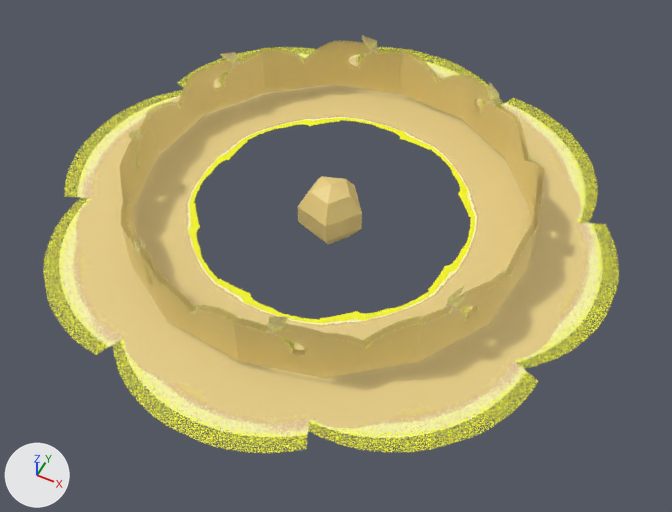
The FBX model Trucs_Graph/BoardGame_UI/scenes/Asset_BridgeON.fbx as it was, and as the next commit left it.
The view is the same before and after, from a 50 mm camera at (0.0974, -0.1913, 0.2275) aimed at (0.0081, -0.0128, 0.0043). Lighting does not change. The marker at lower left points along +X, +Y and +Z. Where no turn or scale is listed for an object, it has been applied to the vertices.

In view in the first picture: 'circle', 'innerlight', 'lightball01', 'outerlight'.
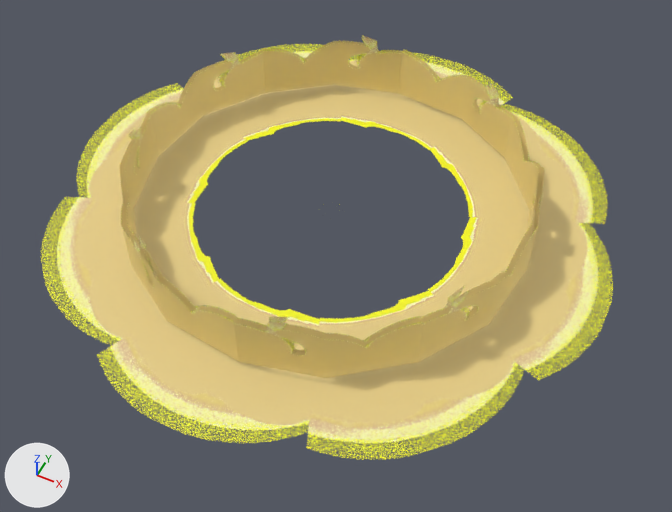
Edits to the bpy script that builds the scene:
```text
Change me_mesh_001:
    where me_mesh_001.from_pydata(...)  # 9 vertices, 8 faces; spans x -0.093..0.093, y -0.093..0.093, z 0.0
    used by ob_circle; location = (0.0, 0.0, 0.01)
    me_mesh_001 part 1: texture (UV) coordinates of 8 of 8 faces, centred in x -0.062..0.062, y -0.062..0.062, z 0.0, changed; they spanned u 0.43..0.97, v 0.24..0.96 and now span u 0.43..0.97, v 0.24..0.96
Remove ob_lightball01:
    ob_lightball01 = bpy.data.objects.new('lightball01', me_mesh)
    ob_lightball01.location = (0.0, 0.0, 0.01)
```

Pixel boxes [x1, y1, x2, y2] of what changed, in the pictures (672 x 512 px):
'lightball01', deleted: before [297, 176, 362, 245]
part 1 of me_mesh_001, surface changed: before [43, 47, 619, 453]; after [41, 44, 613, 460]
